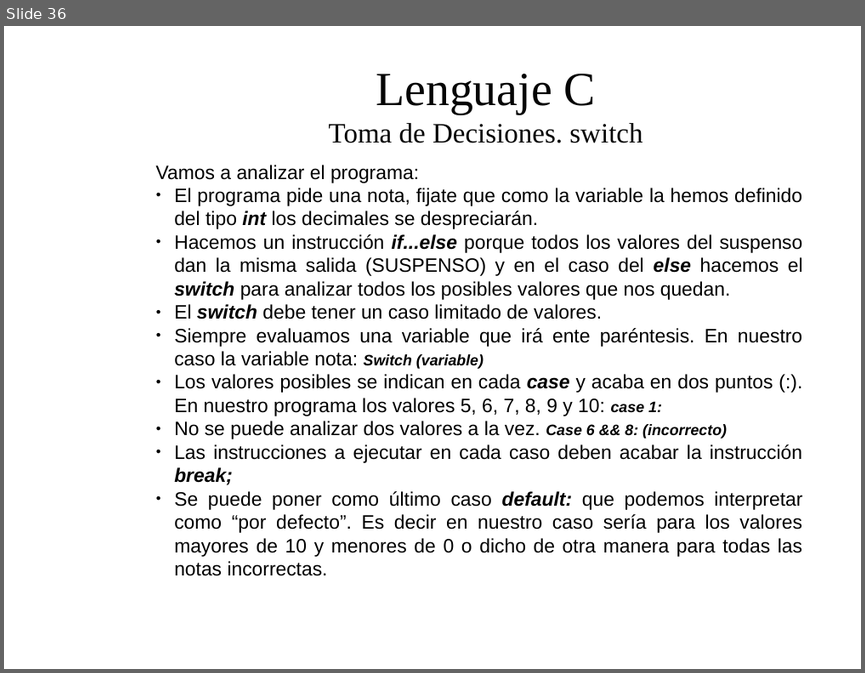
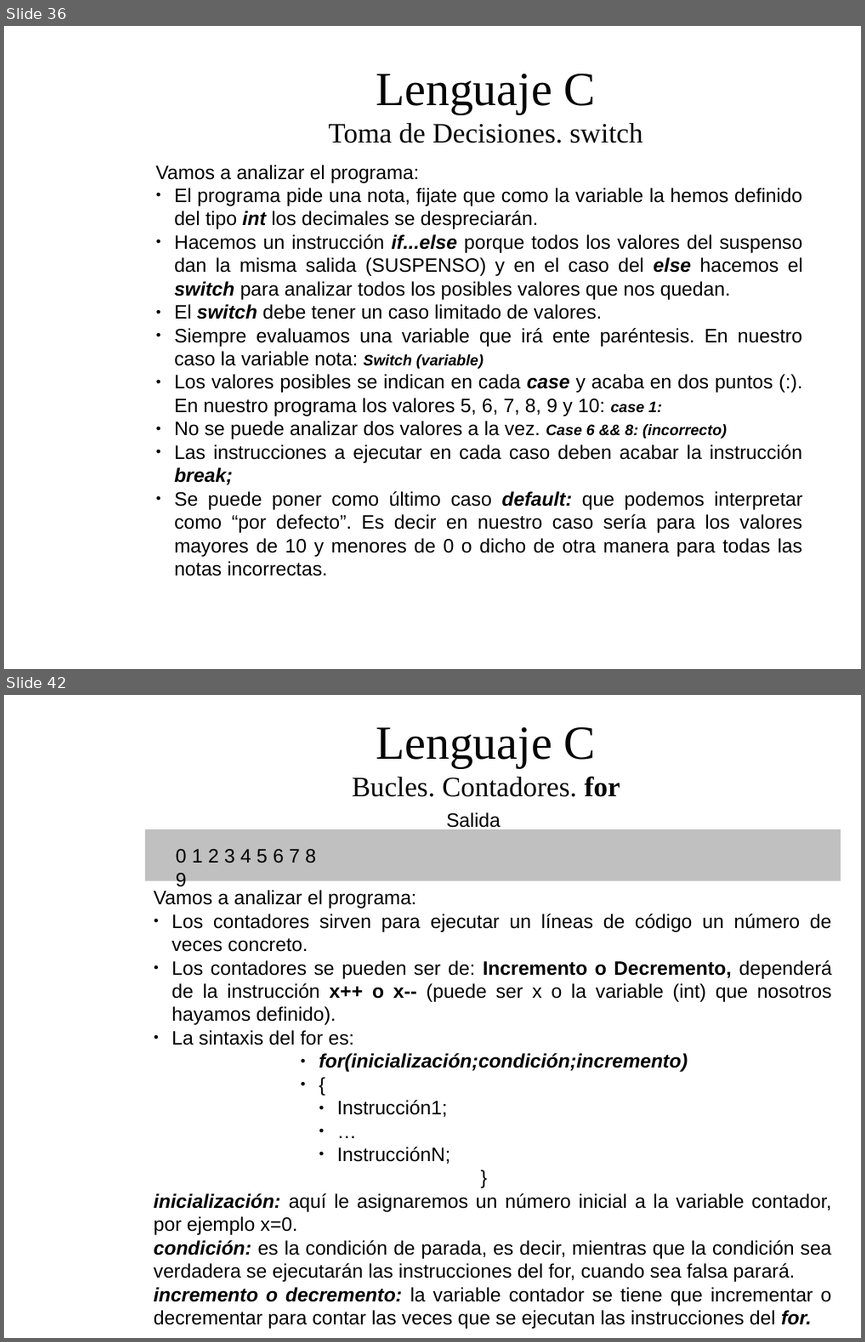
Before and after one commit to dolpo04/2bach, a slide deck: unidades/01_introduccion_a_la_programacion/presentacion/Tema1: Introduccion a la programacion.odp. Shown one above the other, each under a label of ours: slide 36 before the commit, slides 36 and 42 after it; the slides between them are not shown. The pictures are 865x673 and 865x1342 pixels, drawn with LibreOffice and Linux fonts; fonts in the diff are those of the drawing; background and template pictures are left out. Boxes give left, top, right and bottom in pixels: in the first picture for what was removed or moved away, otherwise in the second. Text is boxed around its words. In the diff, an @@ line names an element or a change of style, - is before the commit and + after.

```diff
--- a/unidades/01_introduccion_a_la_programacion/presentacion/Tema1: Introduccion a la programacion.odp
+++ b/unidades/01_introduccion_a_la_programacion/presentacion/Tema1: Introduccion a la programacion.odp
@@ slide 42 added at bbox=[4, 695, 861, 1338], background picture (left out) @@
@@ title added at bbox=[352, 727, 620, 797], 26 pt, text #050505 @@
+Lenguaje C
+Bucles. Contadores. for
@@ text added at bbox=[446, 812, 500, 832], 18 pt, text #000000 @@
+Salida
@@ rectangle added at bbox=[145, 829, 840, 881], fill #C0C0C0 @@
@@ text added at bbox=[176, 849, 316, 891], 18 pt, text #000000 @@
+0 1 2 3 4 5 6 7 8 9
@@ text added at bbox=[154, 890, 832, 1328], 18 pt, text #000000 @@
+Vamos a analizar el programa:
+● Los contadores sirven para ejecutar un líneas de código un número de veces concreto.
+● Los contadores se pueden ser de: Incremento o Decremento, dependerá de la instrucción x++ o x-- (puede ser x o la variable (int) que nosotros hayamos definido).
+● La sintaxis del for es:
+                ● for(inicialización;condición;incremento)
+                ● {
+                ● Instrucción1;
+                ● …
+                ● InstrucciónN;
+}
+inicialización: aquí le asignaremos un número inicial a la variable contador, por ejemplo x=0.
+condición: es la condición de parada, es decir, mientras que la condición sea verdadera se ejecutarán las instrucciones del for, cuando sea falsa parará.
+incremento o decremento: la variable contador se tiene que incrementar o decrementar para contar las veces que se ejecutan las instrucciones del for.
```
Also in this commit, not shown: 13 slides changed, 11 other slides added, 1 other file.
